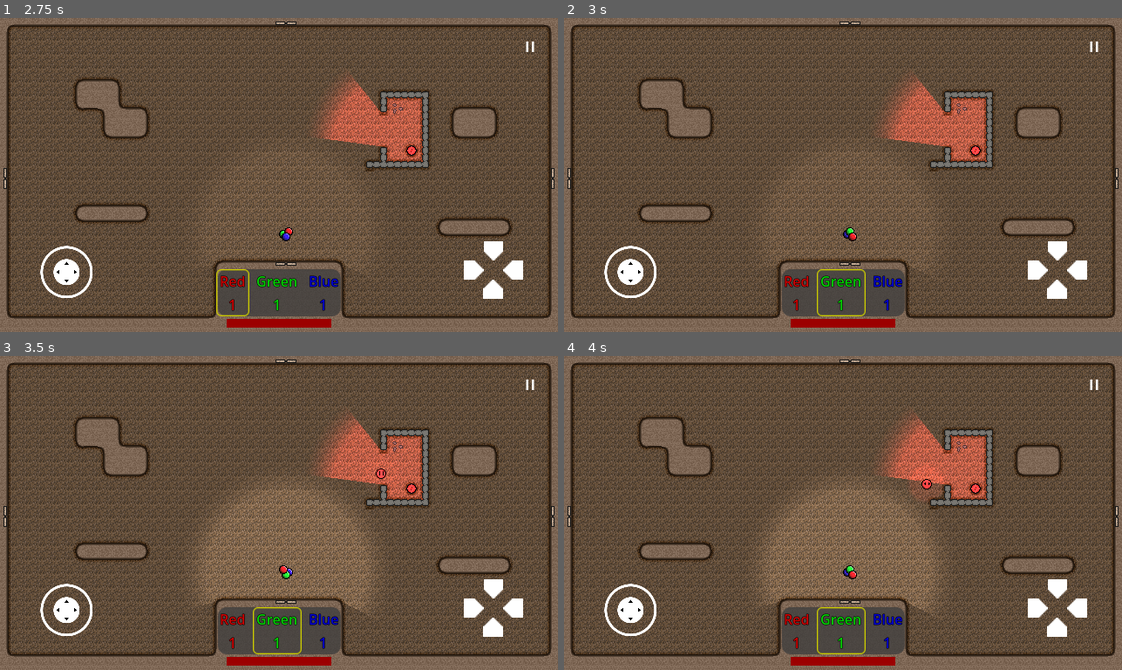
Above: before the commit, frames 1-4 (two rows, left to right).
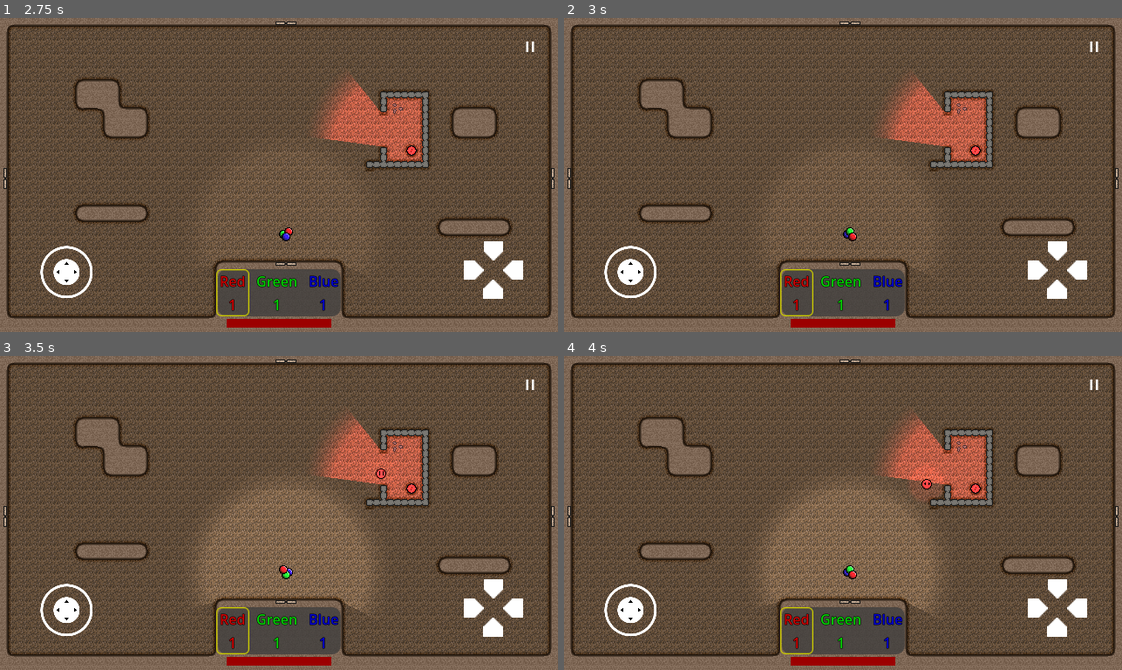
Above: after the commit, the same moments.

Repository: Degenerate-Games/shadows-below
Game: Godot game, scene res://scenes/menus/main_menu.tscn
The game is run twice, just before and just after one commit, with the same random seed, the same clock (stepped at 60 frames per second) and the same inputs. Sound files missing from this copy of the repository are replaced by a short silence.
Inputs (mouse positions are in pixels of both pictures, inside the frame that each line leads up to):
- Up to frame 1 (2.75 s): click (279, 206) at 0.5 s; click (279, 206) at 1.25 s; click "Endless Mode" at 2 s
- Up to frame 2 (3 s): tap Enter at 2.75 s; move the mouse to (965, 159) at 2.77 s; hold L (mixing_ui_right, bound only before the commit) from 2.78 s (still down); tap B (bake) at 2.85 s; click (965, 159) at 2.92 s
- Up to frame 3 (3.5 s): keep holding L (mixing_ui_right, bound only before the commit)
- Up to frame 4 (4 s): release L (mixing_ui_right, bound only before the commit) at 3.5 s; drag from (731, 528) to (848, 572) at 3.52 s

Frame 1 is identical in both runs. In frame 2, 0.3% of the frame differs, in the area x 38-55%, y 80-95%; in frame 3, 0.3%; in frame 4, 0.3%.

Commit message:
Rename Input Actions for UI

Diff:
--- a/project.godot
+++ b/project.godot
@@ -40,28 +40,28 @@
 
 [input]
 
-mixing_ui_left={
+mixing_ui_red={
 "deadzone": 0.5,
 "events": [Object(InputEventKey,"resource_local_to_scene":false,"resource_name":"","device":-1,"window_id":0,"alt_pressed":false,"shift_pressed":false,"ctrl_pressed":false,"meta_pressed":false,"pressed":false,"keycode":0,"physical_keycode":74,"key_label":0,"unicode":106,"echo":false,"script":null)
 , Object(InputEventKey,"resource_local_to_scene":false,"resource_name":"","device":-1,"window_id":0,"alt_pressed":false,"shift_pressed":false,"ctrl_pressed":false,"meta_pressed":false,"pressed":false,"keycode":0,"physical_keycode":4194319,"key_label":0,"unicode":0,"echo":false,"script":null)
 , Object(InputEventJoypadMotion,"resource_local_to_scene":false,"resource_name":"","device":-1,"axis":2,"axis_value":-1.0,"script":null)
 ]
 }
-mixing_ui_right={
+mixing_ui_green={
 "deadzone": 0.5,
 "events": [Object(InputEventKey,"resource_local_to_scene":false,"resource_name":"","device":-1,"window_id":0,"alt_pressed":false,"shift_pressed":false,"ctrl_pressed":false,"meta_pressed":false,"pressed":false,"keycode":0,"physical_keycode":76,"key_label":0,"unicode":108,"echo":false,"script":null)
 , Object(InputEventKey,"resource_local_to_scene":false,"resource_name":"","device":-1,"window_id":0,"alt_pressed":false,"shift_pressed":false,"ctrl_pressed":false,"meta_pressed":false,"pressed":false,"keycode":0,"physical_keycode":4194321,"key_label":0,"unicode":0,"echo":false,"script":null)
 , Object(InputEventJoypadMotion,"resource_local_to_scene":false,"resource_name":"","device":-1,"axis":2,"axis_value":1.0,"script":null)
 ]
 }
-mixing_ui_up={
+mixing_ui_blue={
 "deadzone": 0.5,
 "events": [Object(InputEventKey,"resource_local_to_scene":false,"resource_name":"","device":-1,"window_id":0,"alt_pressed":false,"shift_pressed":false,"ctrl_pressed":false,"meta_pressed":false,"pressed":false,"keycode":0,"physical_keycode":73,"key_label":0,"unicode":105,"echo":false,"script":null)
 , Object(InputEventKey,"resource_local_to_scene":false,"resource_name":"","device":-1,"window_id":0,"alt_pressed":false,"shift_pressed":false,"ctrl_pressed":false,"meta_pressed":false,"pressed":false,"keycode":0,"physical_keycode":4194320,"key_label":0,"unicode":0,"echo":false,"script":null)
 , Object(InputEventJoypadMotion,"resource_local_to_scene":false,"resource_name":"","device":-1,"axis":3,"axis_value":-1.0,"script":null)
 ]
 }
-mixing_ui_down={
+mixing_ui_clear={
 "deadzone": 0.5,
 "events": [Object(InputEventKey,"resource_local_to_scene":false,"resource_name":"","device":-1,"window_id":0,"alt_pressed":false,"shift_pressed":false,"ctrl_pressed":false,"meta_pressed":false,"pressed":false,"keycode":0,"physical_keycode":75,"key_label":0,"unicode":107,"echo":false,"script":null)
 , Object(InputEventKey,"resource_local_to_scene":false,"resource_name":"","device":-1,"window_id":0,"alt_pressed":false,"shift_pressed":false,"ctrl_pressed":false,"meta_pressed":false,"pressed":false,"keycode":0,"physical_keycode":4194322,"key_label":0,"unicode":0,"echo":false,"script":null)
